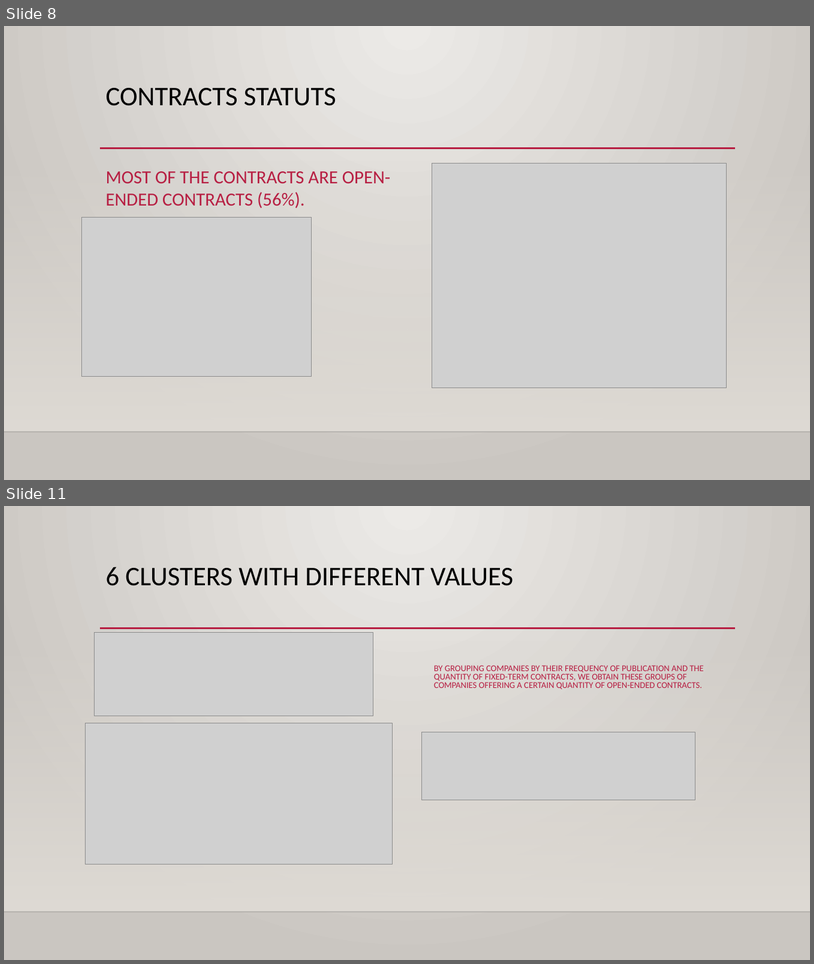
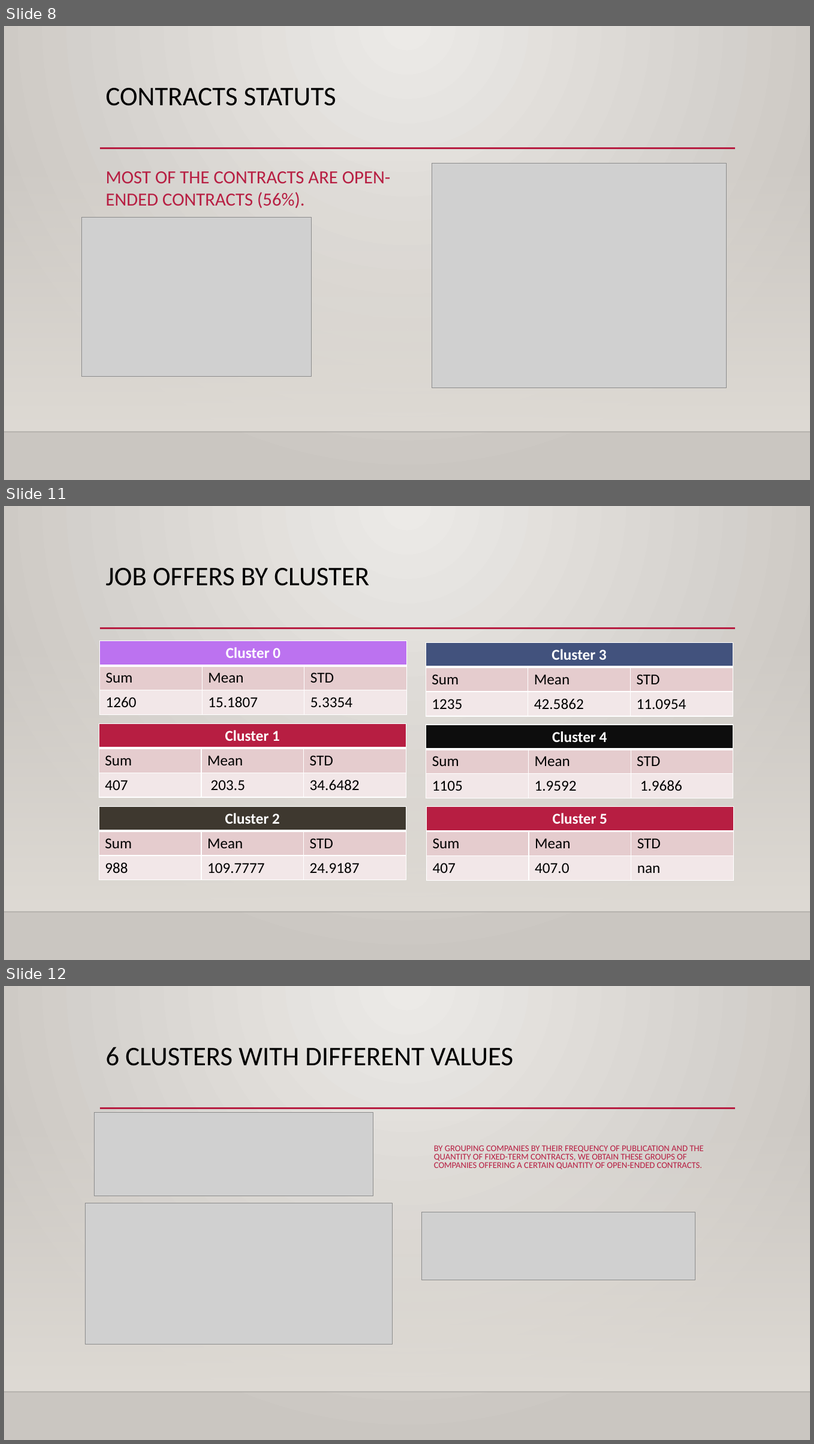
Before and after one commit to samsonjules/Coursera_Capstone, a slide deck: job-analysis-presentation.pptx. Shown one above the other, each under a label of ours: slides 8 and 11 before the commit, slides 8, 11 and 12 after it; the slides between them are not shown. The pictures are 814x964 and 814x1444 pixels, drawn with LibreOffice and Linux fonts; fonts in the diff are those of the drawing; grey boxes stand for pictures; background and template pictures are left out. Boxes give left, top, right and bottom in pixels: in the first picture for what was removed or moved away, otherwise in the second. Text is boxed around its words. In the diff, an @@ line names an element or a change of style, - is before the commit and + after.

```diff
--- a/job-analysis-presentation.pptx
+++ b/job-analysis-presentation.pptx
@@ slide 11 added at [4,506,810,960], background gradient #ECEAE7 to #CAC7C1; not listed: 3 template elements that a slide beside it also shows @@
@@ title added at [106,568,369,586], 32 pt, text #000000 @@
+JOB OFFERS BY CLUSTER
@@ table added at [99,641,406,715], 3 rows, 3 columns @@
+Cluster 0 |  | 
+Sum | Mean | STD
+1260 | 15.1807 | 5.3354
@@ table added at [426,643,733,717], 3 rows, 3 columns @@
+Cluster 3 |  | 
+Sum | Mean | STD
+1235 | 42.5862 | 11.0954
@@ table added at [99,723,405,797], 3 rows, 3 columns @@
+Cluster 1 |  | 
+Sum | Mean | STD
+407 | 203.5 | 34.6482
@@ table added at [426,724,733,798], 3 rows, 3 columns @@
+Cluster 4 |  | 
+Sum | Mean | STD
+1105 | 1.9592 | 1.9686
@@ table added at [99,806,405,880], 3 rows, 3 columns @@
+Cluster 2 |  | 
+Sum | Mean | STD
+988 | 109.7777 | 24.9187
@@ table added at [427,807,734,880], 3 rows, 3 columns @@
+Cluster 5 |  | 
+Sum | Mean | STD
+407 | 407.0 | nan
@@ what was slide 11 is now slide 12 @@
```
Also in this commit, not shown: 5 slides changed, 2 other slides added.
